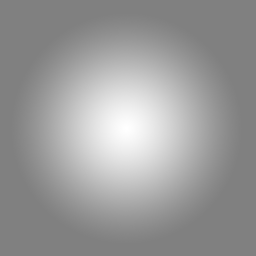
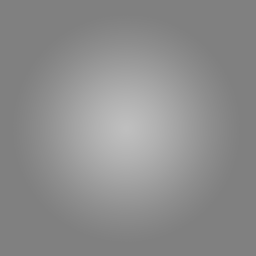
Before/after of a (256, 256) layered artwork. What changed in the layer stack:
"Layer 1": opacity 100% → 49% over [18,19,236,238]
